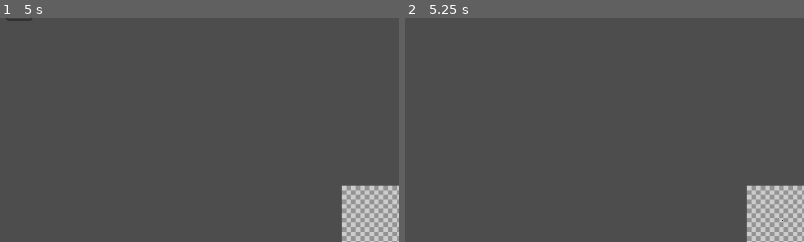
Above: before the commit, frames 1-2 (left to right).
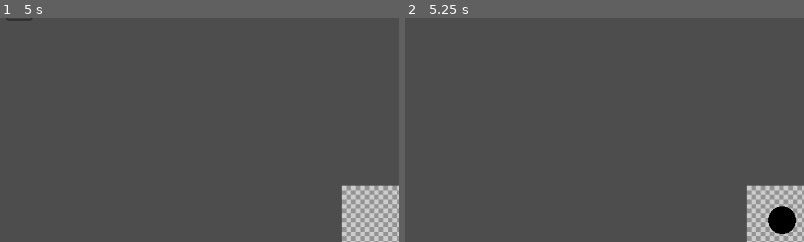
Above: after the commit, the same moments.

Repository: Shidoengie/PIxGD-GD4
Game: Godot game, scene res://Scenes/Main/control.tscn
Same seed, same stepped clock (60 frames per second), same inputs: the game is played once before the commit and once after it.
Inputs (mouse positions are % of the whole screen's width and height, from its top left):
- Up to frame 1 (5 s): click "File" at 0.5 s; click "Edit" at 1.25 s; click "File" at 2 s; click "Edit" at 2.75 s; click "File" at 3.5 s; click "Edit" at 4.25 s
- Up to frame 2 (5.25 s): tap Enter at 5 s; move the mouse to (50, 51) at 5.02 s; press the mouse at (50, 51) at 5.03 s
The pictures show only the part of the screen within x 3-53%, y 5-55%; the shares and areas given below are measured in that part.

Frame 1 is identical in both runs. In frame 2, 0.7% of the frame differs, in the area x 90-98%, y 83-97%.

Commit message:
Added Brush functionality

Diff:
--- a/Scenes/CanvasNew/Canvas.tscn
+++ b/Scenes/CanvasNew/Canvas.tscn
@@ -32,3 +32,6 @@
 
 [node name="CanvasCamera" type="Camera2D" parent="."]
 position = Vector2(53, 46)
+
+[connection signal="mouse_entered" from="." to="." method="_on_mouse_entered"]
+[connection signal="mouse_exited" from="." to="." method="_on_mouse_exited"]
--- a/Scenes/CanvasNew/src/Control.gd
+++ b/Scenes/CanvasNew/src/Control.gd
@@ -12,12 +12,12 @@
 @onready var CanvasCamera = $CanvasCamera
 #@onready var DrawControl = $DrawControl
 # Called when the node enters the scene tree for the first time.
-#func _ready():
-#	BrushInfo.primary_color = primary_color
-#	BrushInfo.secondary_color = secondary_color
-#	DrawSurface.size = canvas_size
-#	Tools.current = current_tool
-#	DrawControl.size = canvas_size+Vector2.ONE
+func _ready():
+	BrushInfo.primary_color = primary_color
+	BrushInfo.secondary_color = secondary_color
+	DrawSurface.size = canvas_size
+	Tools.current = current_tool
+
 
 func _input(event):
 
@@ -44,7 +44,7 @@
 		BrushInfo.last_position = BrushInfo.current_position
 		BrushInfo.current_position = DrawSurface.get_local_mouse_position()
 	if Input.is_action_just_pressed("mouseLeft_1st") or Input.is_action_just_pressed("mouseRight_2nd"):
-		BrushInfo.click_position = get_local_mouse_position()
+		BrushInfo.click_position = DrawSurface.get_local_mouse_position()
 	if Input.is_action_pressed("mouseLeft_1st"):
 		BrushInfo.is_primary = true
 	elif Input.is_action_pressed("mouseRight_2nd"):
@@ -56,3 +56,12 @@
 # Called every frame. 'delta' is the elapsed time since the previous frame.
 #func _process(delta):
 #	pass
+
+
+func _on_mouse_exited():
+	BrushInfo.is_inside_canvas = false
+	BrushInfo.can_paint = false
+
+
+func _on_mouse_entered():
+	BrushInfo.is_inside_canvas = true
--- a/Scenes/CanvasNew/src/Draw.gd
+++ b/Scenes/CanvasNew/src/Draw.gd
@@ -2,13 +2,14 @@
 
 var canPaint = false
 var current_color : Color
-@onready var canvasImg = Image.create(size.x+1,size.y+1,false,Image.FORMAT_RGBA8)
+@onready var canvasImg = Image.create(size.x,size.y,false,Image.FORMAT_RGBA8)
 func _ready():
 	pass
 func _process(delta):
 
 	texture = ImageTexture.create_from_image(canvasImg)
 	current_color = BrushInfo.primary_color if BrushInfo.is_primary else BrushInfo.secondary_color
+	BrushInfo.change_brush(BrushInfo.SQUARE,BrushInfo.size/2,current_color)
 	BrushInfo.current_color = current_color
 	match Tools.current:
 		Tools.PEN:
@@ -21,9 +22,10 @@
 		_:
 			pass
 func _blit_brush(color:Color,position:Vector2i,brush_size:int):
-	if not BrushInfo.can_paint:
+	if not BrushInfo.can_paint or not BrushInfo.is_inside_canvas:
 		return
-	canvasImg.set_pixelv(position,color)
+	var offset = BrushInfo.brushImage.get_used_rect().get_center()
+	canvasImg.blend_rect(BrushInfo.brushImage,BrushInfo.brushImage.get_used_rect(),BrushInfo.current_position-Vector2(offset))
 
 
 func _blit_line(start_pos:Vector2,stop_pos:Vector2,color:Color,width:Vector2):
--- a/src/BrushInfo.gd
+++ b/src/BrushInfo.gd
@@ -1,29 +1,37 @@
 extends Node
 enum {SQUARE,ROUND,LINE}
-var type = SQUARE
+var type = ROUND
+
 var current_position = Vector2.ZERO
 var last_position = Vector2.ZERO
 var click_position = Vector2.ZERO
+var is_inside_canvas = true
 var is_primary
 var primary_color = Color.BLACK
 var secondary_color = Color.WHITE
 var current_color : Color
-var size = 1
+var size = 20
 var can_paint = false
 var brushImage : Image
-func change_brush(brush_type,size):
+func _ready():
+	change_brush(type,size,current_color)
+func change_brush(brush_type,size,color) -> void:
 	match brush_type:
 		SQUARE:
-			pass
+			brushImage = _compute_square_brush(size,color)
 		ROUND:
-			pass
+			brushImage = _compute_round_brush(size/2,color)
 		_:
 			pass
-func change_size(new_size):
-	pass
-func _create_brush():
-	pass
-func _compute_round_brush():
-	pass
-func _compute_square_brush():
-	pass
+func _compute_round_brush(radius:int,color:Color) -> Image:
+	var origin = Vector2(radius,radius)
+	var output = Image.create(radius*2,radius*2,false,Image.FORMAT_RGBA8)
+	for x in range(-radius,radius):
+		var height = sqrt(radius*radius-x*x)
+		for y in range(-height,height):
+			output.set_pixel(x+origin.x,y+origin.y,color)
+	return output
+func _compute_square_brush(size,color):
+	var output = Image.create(size,size,false,Image.FORMAT_RGBA8)
+	output.fill(color)
+	return output
